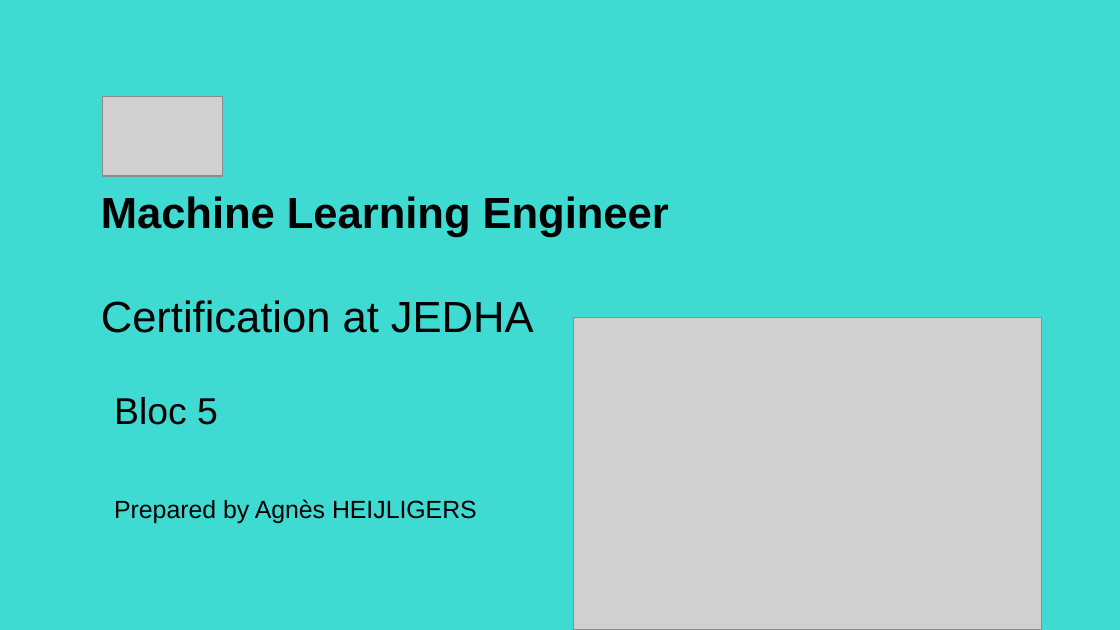
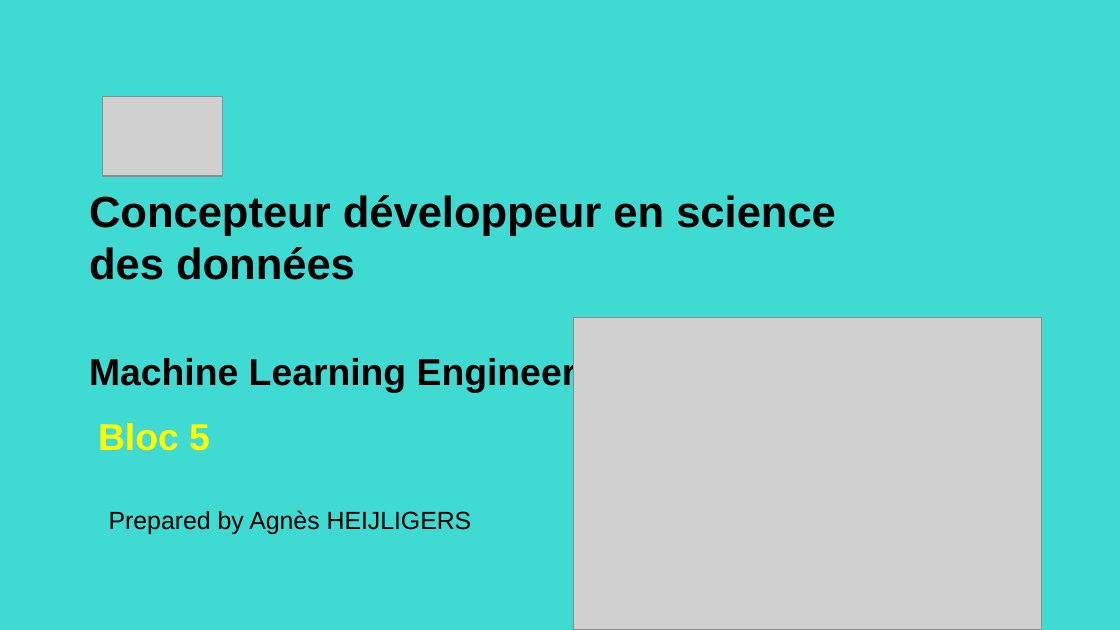
Before and after one commit to AgaHei/getaround-pricing-api, a slide deck: slide 1 of Getaround_Project_AH.pptx. Drawn at 1120x630 pixels with LibreOffice and Linux fonts; fonts in the diff are those of the drawing; grey boxes stand for pictures. Boxes give left, top, right and bottom in pixels: in the first picture for what was removed or moved away, otherwise in the second. Text is boxed around its words. In the diff, an @@ line names an element or a change of style, - is before the commit and + after.

```diff
--- a/Getaround_Project_AH.pptx
+++ b/Getaround_Project_AH.pptx
@@ title at [89, 195, 836, 393]: text changed @@
-Machine Learning Engineer
-Certification at JEDHA
+Concepteur développeur en science des données
+Machine Learning Engineer
@@ title "Bloc 5": place and size @@
-title "Bloc 5" at [114, 397, 218, 425]
+title "Bloc 5" at [98, 423, 210, 451]
@@ title "Bloc 5" at [98, 423, 210, 451]: text colour #000000 to #FFFF00, bold on @@
@@ text "Prepared by Agnès HEIJLIGERS": place and size @@
-text "Prepared by Agnès HEIJLIGERS" at [114, 499, 477, 523]
+text "Prepared by Agnès HEIJLIGERS" at [109, 510, 472, 534]
```
Also in this commit, not shown: 5 other slides changed, 7 slides added, 7 slides removed, 6 other files.
